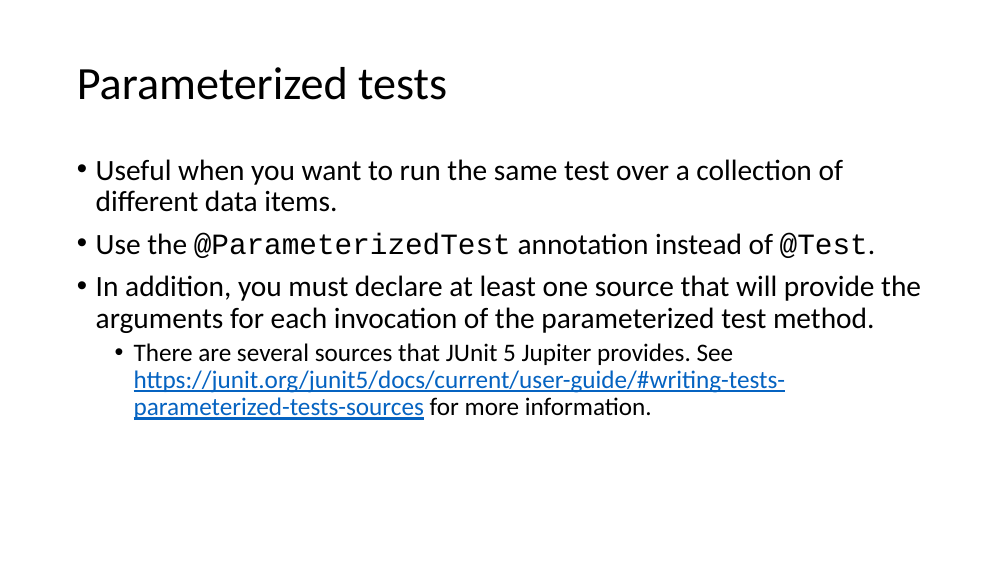
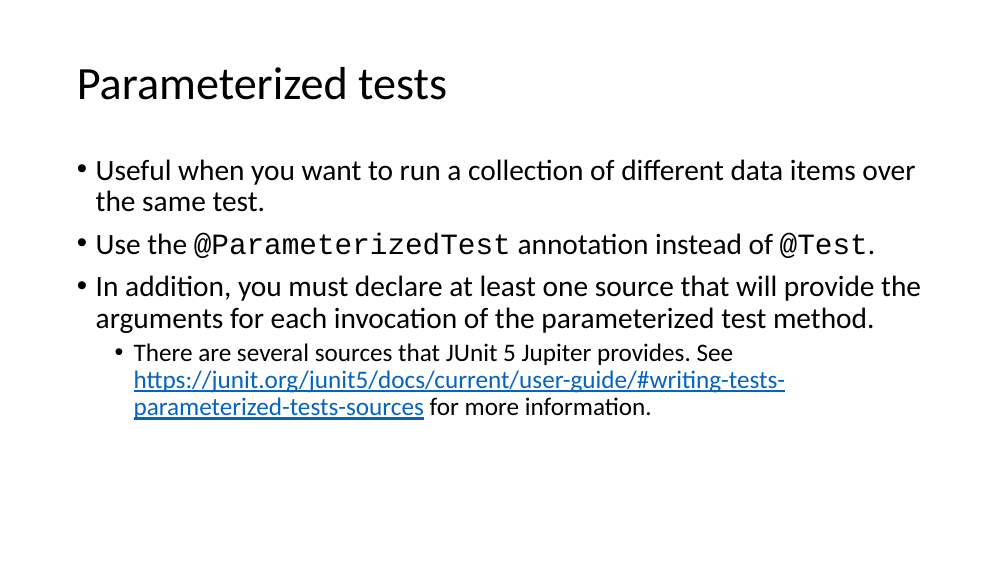
Before and after one commit to cebartling/test-driven, a slide deck: slide 23 of presentations/Introduction to JUnit 5.pptx (slide 20 before the commit). Drawn at 1008x567 pixels with LibreOffice and Linux fonts; fonts in the diff are those of the drawing. Boxes give left, top, right and bottom in pixels: in the first picture for what was removed or moved away, otherwise in the second. Text is boxed around its words. In the diff, an @@ line names an element or a change of style, - is before the commit and + after.

```diff
--- a/presentations/Introduction to JUnit 5.pptx
+++ b/presentations/Introduction to JUnit 5.pptx
@@ text at [96, 159, 915, 212]: text changed @@
-• Useful when you want to run the same test over a collection of different data items.
+• Useful when you want to run a collection of different data items over the same test.
```
Also in this commit, not shown: 6 other slides changed, 4 slides added, 1 slide removed, 5 other files.
